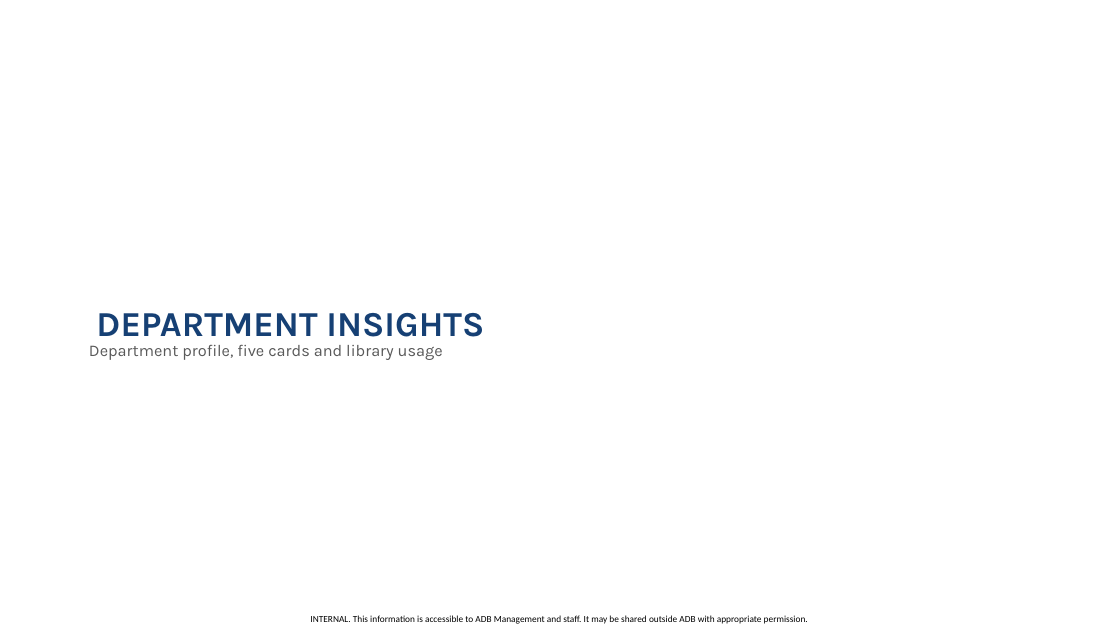
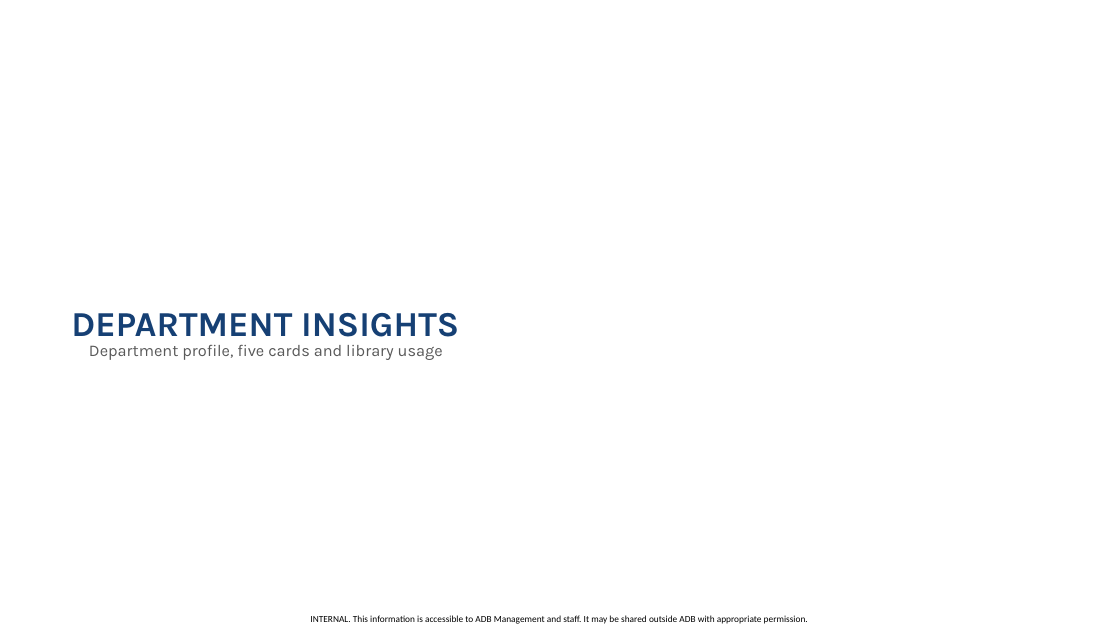
Before and after one commit to perezfiles01-droid/Jim, a slide deck: slide 14 of EDRMS_R2026.4_Requirements_Reconfirmation.pptx. Drawn at 1120x630 pixels with LibreOffice and Linux fonts; fonts in the diff are those of the drawing; background and template pictures are left out. Boxes give left, top, right and bottom in pixels: in the first picture for what was removed or moved away, otherwise in the second. Text is boxed around its words. In the diff, an @@ line names an element or a change of style, - is before the commit and + after.

```diff
--- a/EDRMS_R2026.4_Requirements_Reconfirmation.pptx
+++ b/EDRMS_R2026.4_Requirements_Reconfirmation.pptx
@@ title "DEPARTMENT INSIGHTS": place and size @@
-title "DEPARTMENT INSIGHTS" at [96,313,484,337]
+title "DEPARTMENT INSIGHTS" at [71,313,459,337]
```
Also in this commit, not shown: 18 other slides changed, 1 slide added, 2 slides removed, 1 other file.
